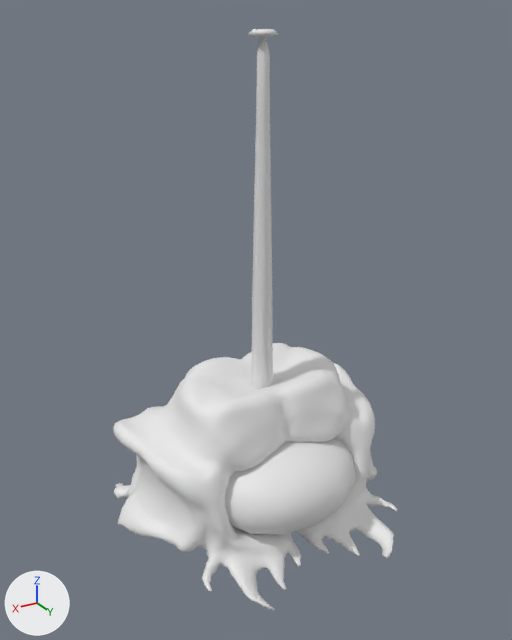
One commit to the FBX model Quantum Mirror/Assets/Art/3D/PlantTime.fbx: the scene before it, then after it.
The view is the same before and after, from a 50 mm camera at (1.8, 3.0, 2.7) aimed at (0.05, 0.1, 1.24). Every picture has the same lights, and +X, +Y and +Z are marked at lower left. Where no turn or scale is listed for an object, it has been applied to the vertices.

In view in the first picture: 'Flower.002', 'Juice_Sack', 'Plant_Base'.
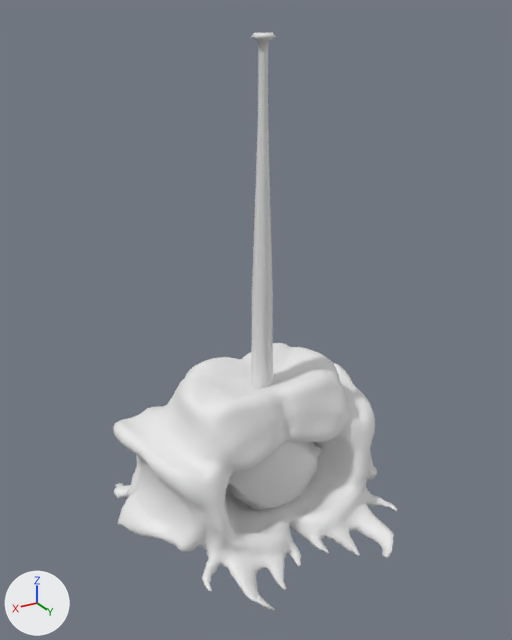
What differs and where, as boxes (x1, y1, x2, y2) in the pictures (512 x 640 px):
'Juice_Sack', deleted: before (225, 438, 356, 534)
'Flower.002', reshaped, moved, rescaled (16% narrower): before (248, 29, 278, 389); after (251, 33, 276, 389)
'Bulb_1', added: after (227, 442, 322, 510)

What changed in the scene script:
```text
Change me_cylinder_014:
    used by ob_flower_002; parent = ob_plant_base; location = (0.0, 164.2, 7.494)
    remove me_cylinder_014.from_pydata(...)  # 48 vertices, 43 faces; spans x -6.0..6.0, y -85.0..100.0, z -7.0..7.0
    add me_cylinder_014.from_pydata(...)  # 72 vertices, 67 faces; spans x -516.0..516.0, y -596.0..596.0, z -8524.0..9843.0
    me_cylinder_014 part 1: the whole mesh is rebuilt
Add me_sphere_005:
    me_sphere_005.from_pydata(...)  # 158 vertices, 168 faces; spans x -0.362..0.323, y -0.116..0.371, z 0.003..0.772
Change ob_flower_002:
    remove ob_flower_002.parent = ob_plant_base
    ob_flower_002.location: (0.0, 164.2, 7.494) -> (0.0, 0.0749, 1.642)
    ob_flower_002.scale: (1.0, 1.0, 1.0) -> (0.0001, 0.0001, 0.0001)
Remove ob_juice_sack:
    ob_juice_sack = bpy.data.objects.new('Juice_Sack', me_sphere)
    ob_juice_sack.location = (0.0, 0.296, 0.358)
Add ob_bulb_1:
    ob_bulb_1 = bpy.data.objects.new('Bulb_1', me_sphere_005)
    ob_bulb_1.location = (0.0, 0.0, 0.0)
```
